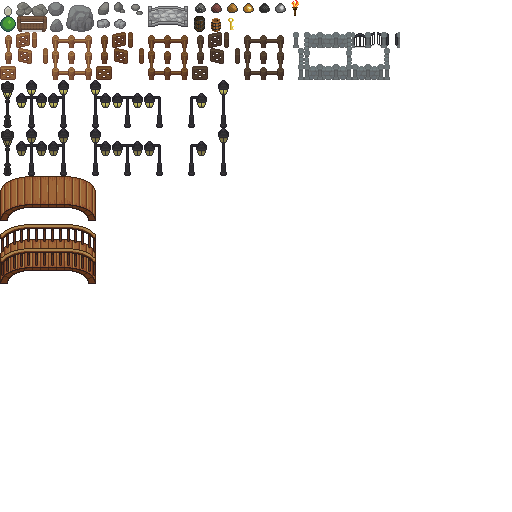
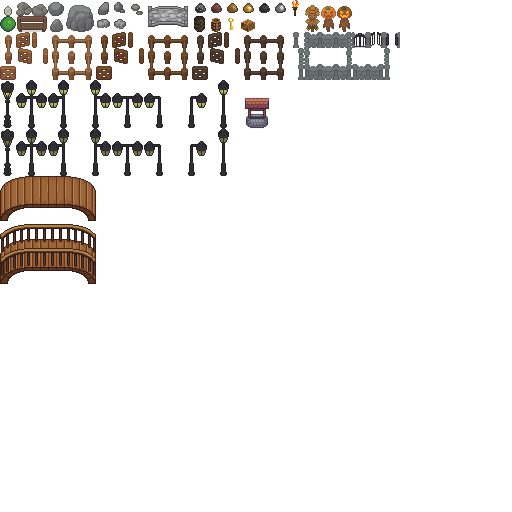
Layered file, before and after one edit (w=512, h=512). Changes by layer:
painted on "objects" over [241, 5, 352, 129]
